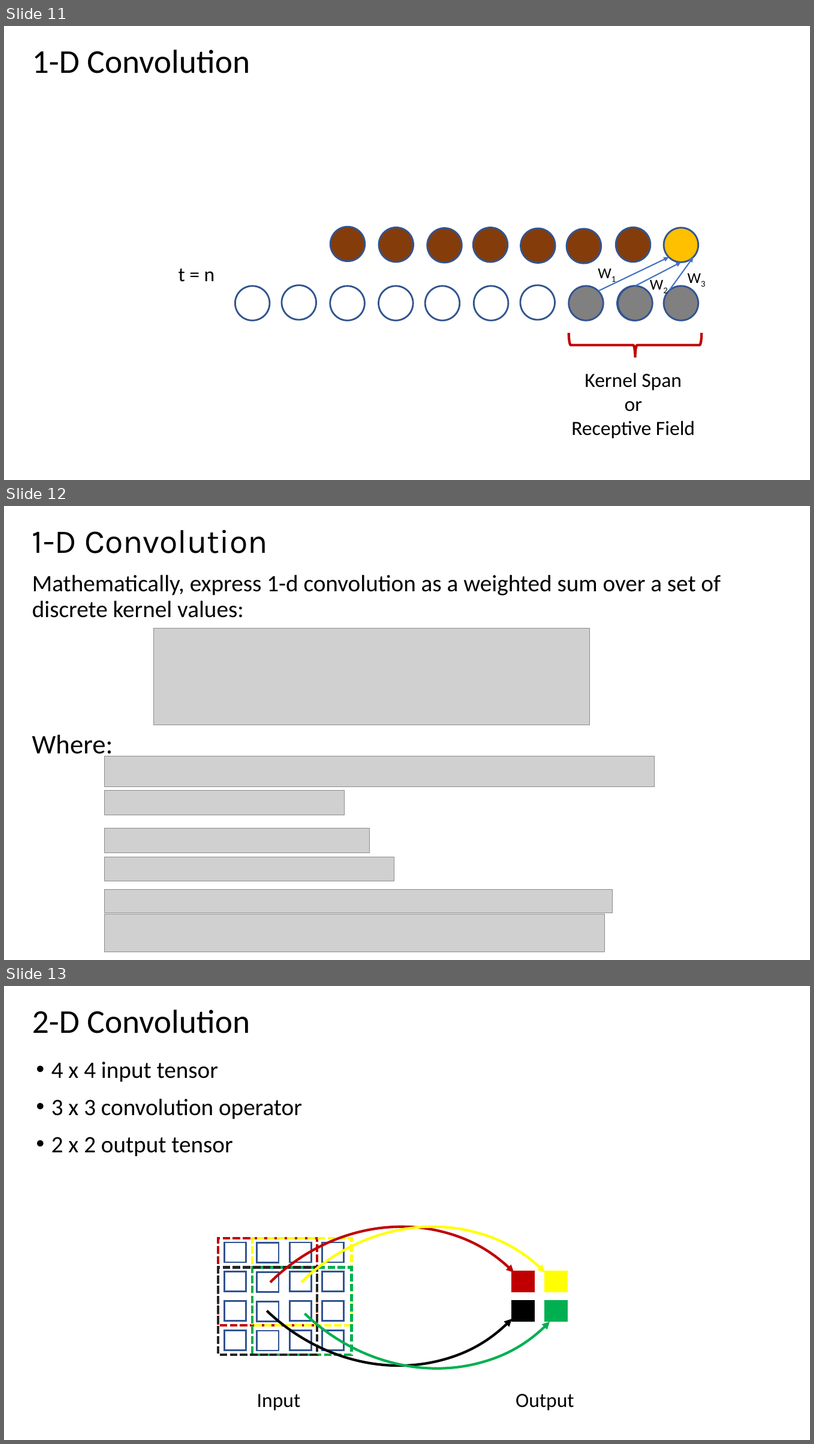
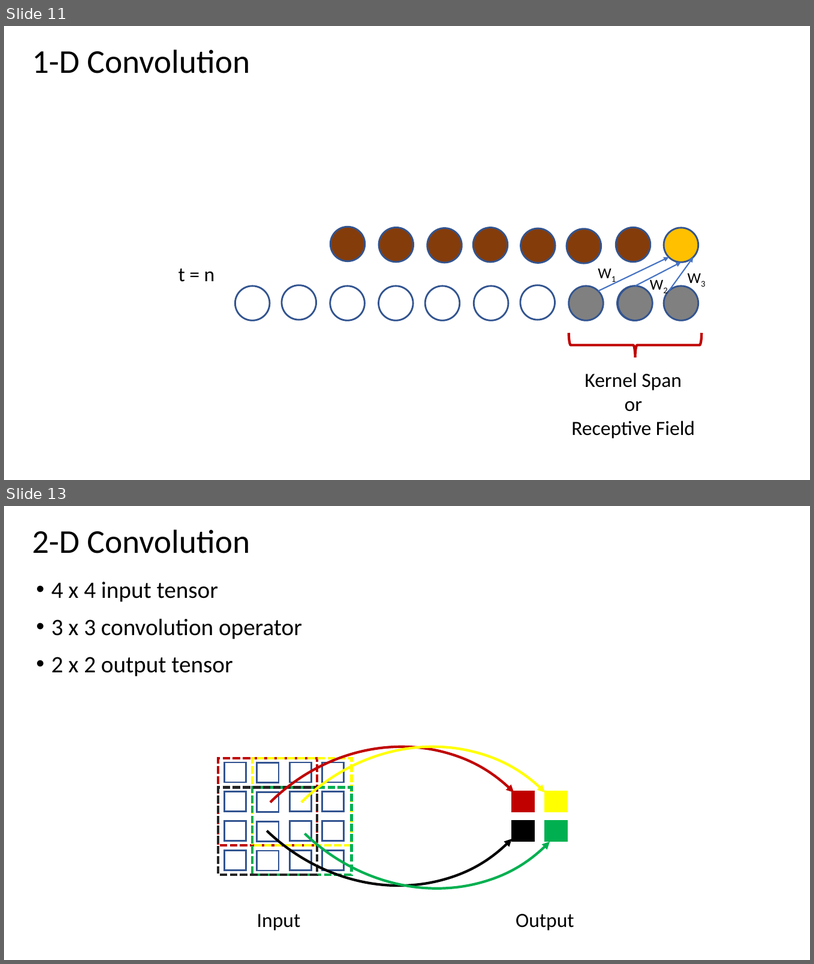
Before and after one commit to StephenElston/CSCI-E25, a slide deck: Slides/2_ConvolutionFilterig.pptx. Shown one above the other, each under a label of ours: slides 11, 12 and 13 before the commit, slides 11 and 13 after it; the slides between them are not shown. The pictures are 814x1444 and 814x964 pixels, drawn with LibreOffice and Linux fonts; fonts in the diff are those of the drawing; grey boxes stand for pictures. Boxes give left, top, right and bottom in pixels: in the first picture for what was removed or moved away, otherwise in the second. Text is boxed around its words. In the diff, an @@ line names an element or a change of style, - is before the commit and + after.

```diff
--- a/Slides/2_ConvolutionFilterig.pptx
+++ b/Slides/2_ConvolutionFilterig.pptx
@@ slide 12 removed at (x1=4, y1=506, x2=810, y2=960), background #FFFFFF @@
@@ title removed at (x1=32, y1=530, x2=268, y2=553) @@
-1-D Convolution
@@ text removed at (x1=32, y1=574, x2=721, y2=618) @@
-Mathematically, express 1-d convolution as a weighted sum over a set of discrete kernel values:
@@ picture removed at (x1=154, y1=628, x2=590, y2=725) @@
@@ text removed at (x1=32, y1=735, x2=113, y2=760) @@
-Where:
@@ picture removed at (x1=104, y1=756, x2=654, y2=786) @@
@@ picture removed at (x1=104, y1=790, x2=345, y2=814) @@
@@ picture removed at (x1=104, y1=828, x2=369, y2=853) @@
@@ picture removed at (x1=104, y1=857, x2=394, y2=881) @@
@@ picture removed at (x1=104, y1=889, x2=612, y2=913) @@
@@ picture removed at (x1=104, y1=914, x2=605, y2=952) @@
```
Also in this commit, not shown: 1 slide added.
